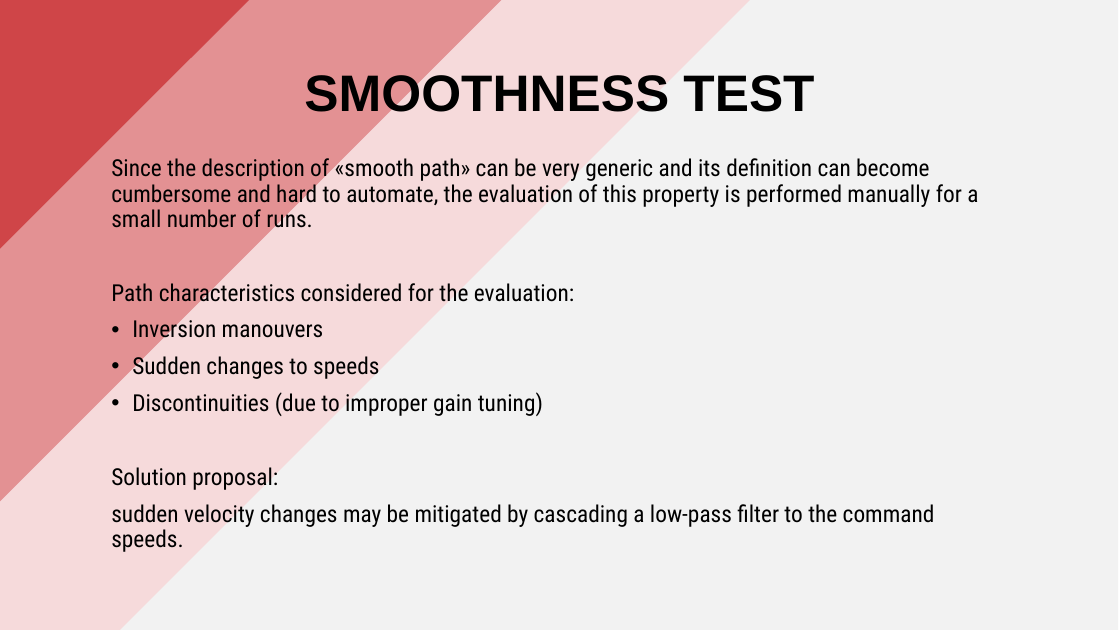
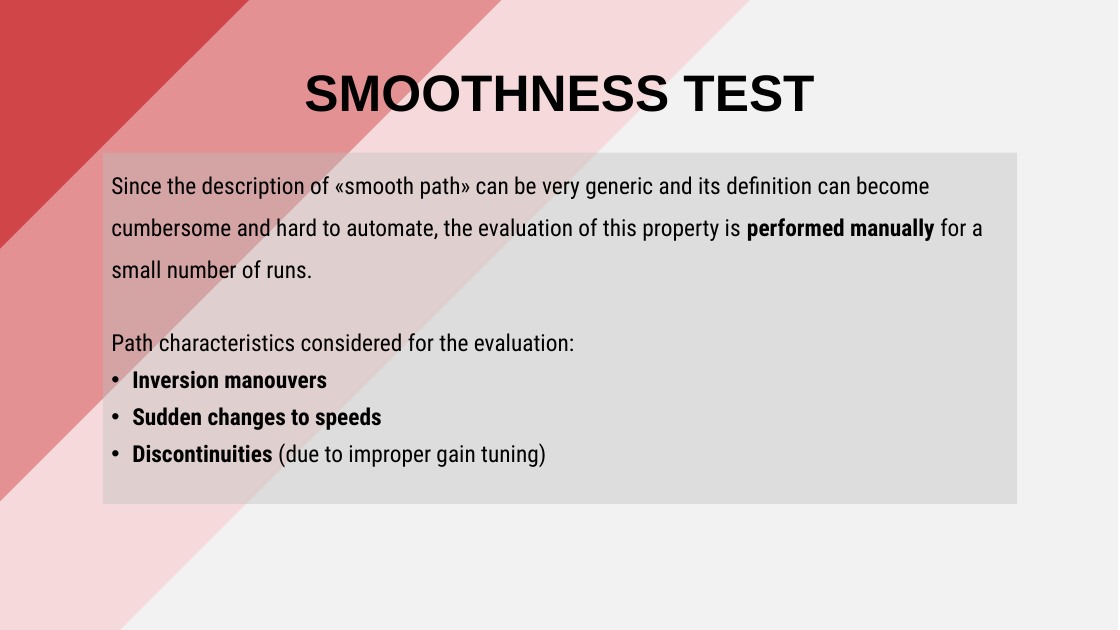
Before and after one commit to PippoGot/R-C2, a slide deck: slide 15 of documentation/presentation.pptx. Drawn at 1120x630 pixels with LibreOffice and Linux fonts; fonts in the diff are those of the drawing. Boxes give left, top, right and bottom in pixels: in the first picture for what was removed or moved away, otherwise in the second. Text is boxed around its words. In the diff, an @@ line names an element or a change of style, - is before the commit and + after.

Commit message:
last change

```diff
--- a/documentation/presentation.pptx
+++ b/documentation/presentation.pptx
@@ rectangle "Since the description of «smooth ...": place and size @@
-rectangle "Since the description of «smooth ..." at [111, 156, 978, 552]
+rectangle "Since the description of «smooth ..." at [103, 153, 1017, 504]
@@ rectangle "Since the description of «smooth ..." at [103, 153, 1017, 504]: fill none to #BFBFBF at 40% opacity @@
@@ text in rectangle at [111, 176, 983, 467]: bold on in "performed manually", "Inversion manouvers", "Sudden changes to speeds", "Discontinuities"; line spacing 0.9 to 1.5 @@
@@ text in rectangle at [111, 467, 935, 552]: paragraphs removed @@
-Solution proposal:
-sudden velocity changes may be mitigated by cascading a low-pass filter to the command speeds.
```
